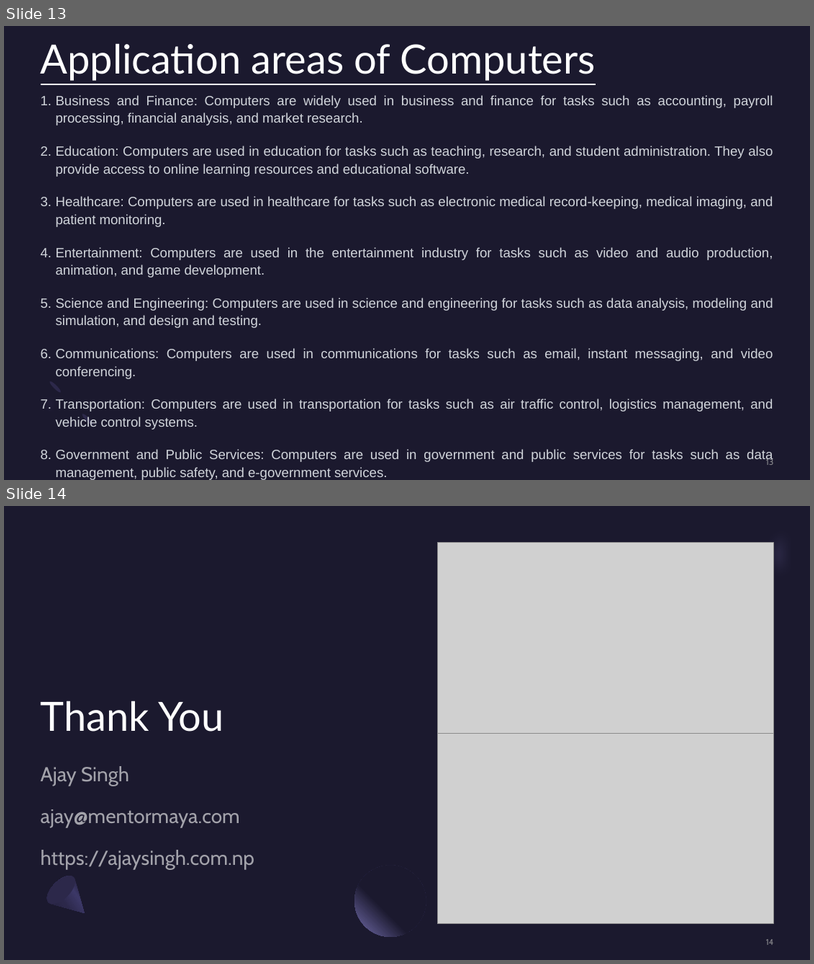
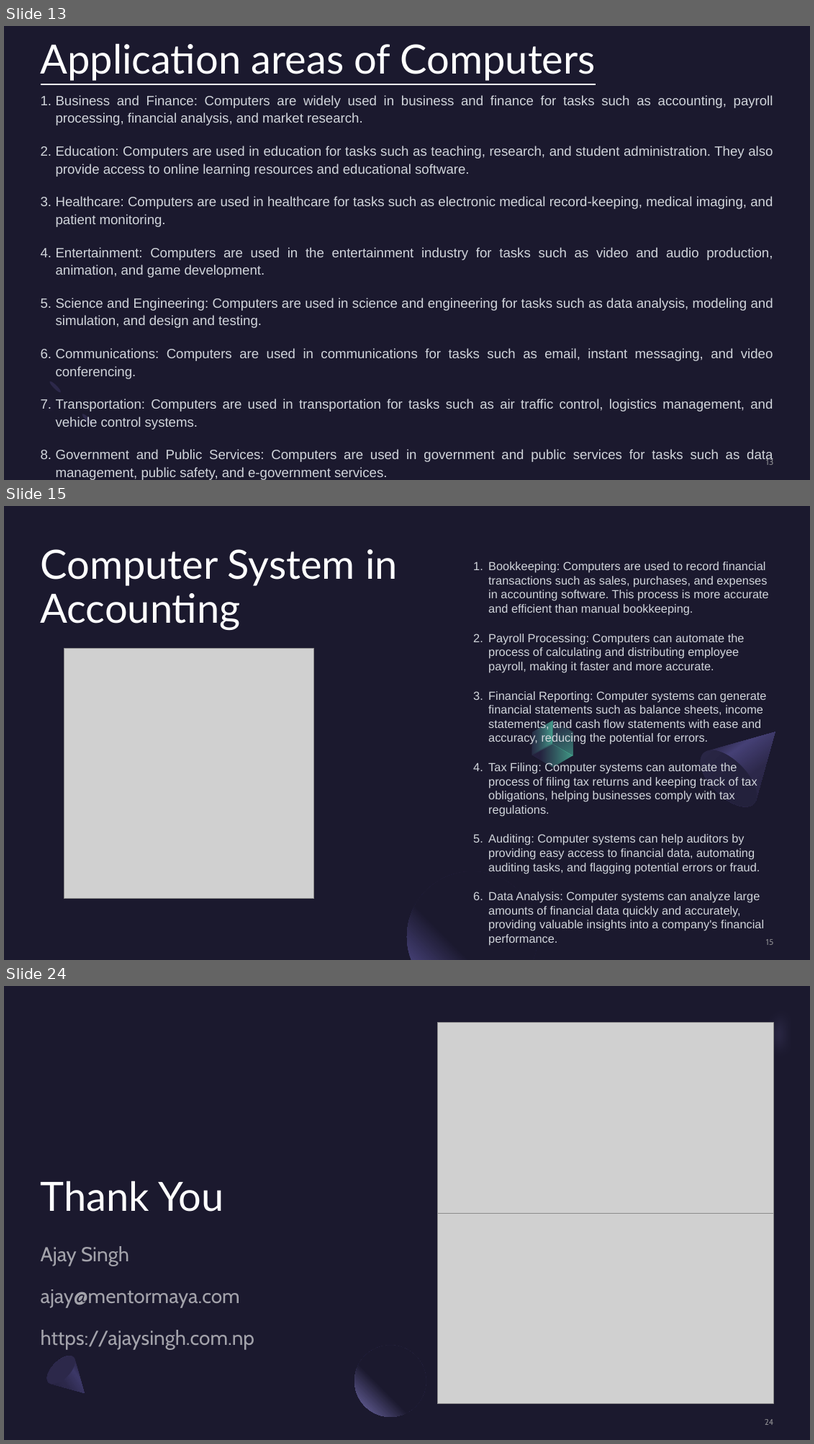
Before and after one commit to mentormaya/notes, a slide deck: assets/Computer System in Accounting.pptx. Shown one above the other, each under a label of ours: slides 13 and 14 before the commit, slides 13, 15 and 24 after it; the slides between them are not shown. The pictures are 814x964 and 814x1444 pixels, drawn with LibreOffice and Linux fonts; fonts in the diff are those of the drawing; grey boxes stand for pictures. Boxes give left, top, right and bottom in pixels: in the first picture for what was removed or moved away, otherwise in the second. Text is boxed around its words. In the diff, an @@ line names an element or a change of style, - is before the commit and + after.

```diff
--- a/assets/Computer System in Accounting.pptx
+++ b/assets/Computer System in Accounting.pptx
@@ slide 15 added at bbox=[4, 506, 810, 960], background #1B192E @@
@@ rectangle added at bbox=[4, 506, 810, 960], fill #1B192E @@
@@ title added at bbox=[41, 549, 398, 630], 48 pt, text #FFFFFF @@
+Computer System in Accounting
@@ text added at bbox=[489, 561, 769, 931], 14 pt, text #D1D5DB @@
+1. Bookkeeping: Computers are used to record financial transactions such as sales, purchases, and expenses in accounting software. This process is more accurate and efficient than manual bookkeeping.
+2. Payroll Processing: Computers can automate the process of calculating and distributing employee payroll, making it faster and more accurate.
+3. Financial Reporting: Computer systems can generate financial statements such as balance sheets, income statements, and cash flow statements with ease and accuracy, reducing the potential for errors.
+4. Tax Filing: Computer systems can automate the process of filing tax returns and keeping track of tax obligations, helping businesses comply with tax regulations.
+5. Auditing: Computer systems can help auditors by providing easy access to financial data, automating auditing tasks, and flagging potential errors or fraud.
+6. Data Analysis: Computer systems can analyze large amounts of financial data quickly and accurately, providing valuable insights into a company's financial performance.
@@ picture added at bbox=[64, 648, 314, 898] @@
@@ freeform shape added at bbox=[522, 720, 563, 755], fill gradient #2C284A to #5BEFC1 @@
@@ freeform shape added at bbox=[543, 714, 584, 762], fill gradient #2C284A to #5BEFC1 @@
@@ freeform shape added at bbox=[692, 707, 801, 816], fill gradient #2C284A to #454075 to #1B192E @@
@@ freeform shape added at bbox=[532, 738, 574, 773], fill gradient #2C284A to #5BEFC1 @@
@@ ellipse added at bbox=[691, 741, 767, 816], fill gradient #23213C to #2C284A @@
@@ freeform shape added at bbox=[407, 871, 538, 960], fill gradient #1B192E to #454075 @@
@@ page number added at bbox=[766, 939, 774, 944], 10 pt, text #A6A6A6 at 80% opacity @@
+15
@@ what was slide 14 is now slide 24 @@
@@ page number at bbox=[765, 1419, 774, 1424]: text changed @@
-14
+24
```
Also in this commit, not shown: 9 other slides added, 1 other file.
